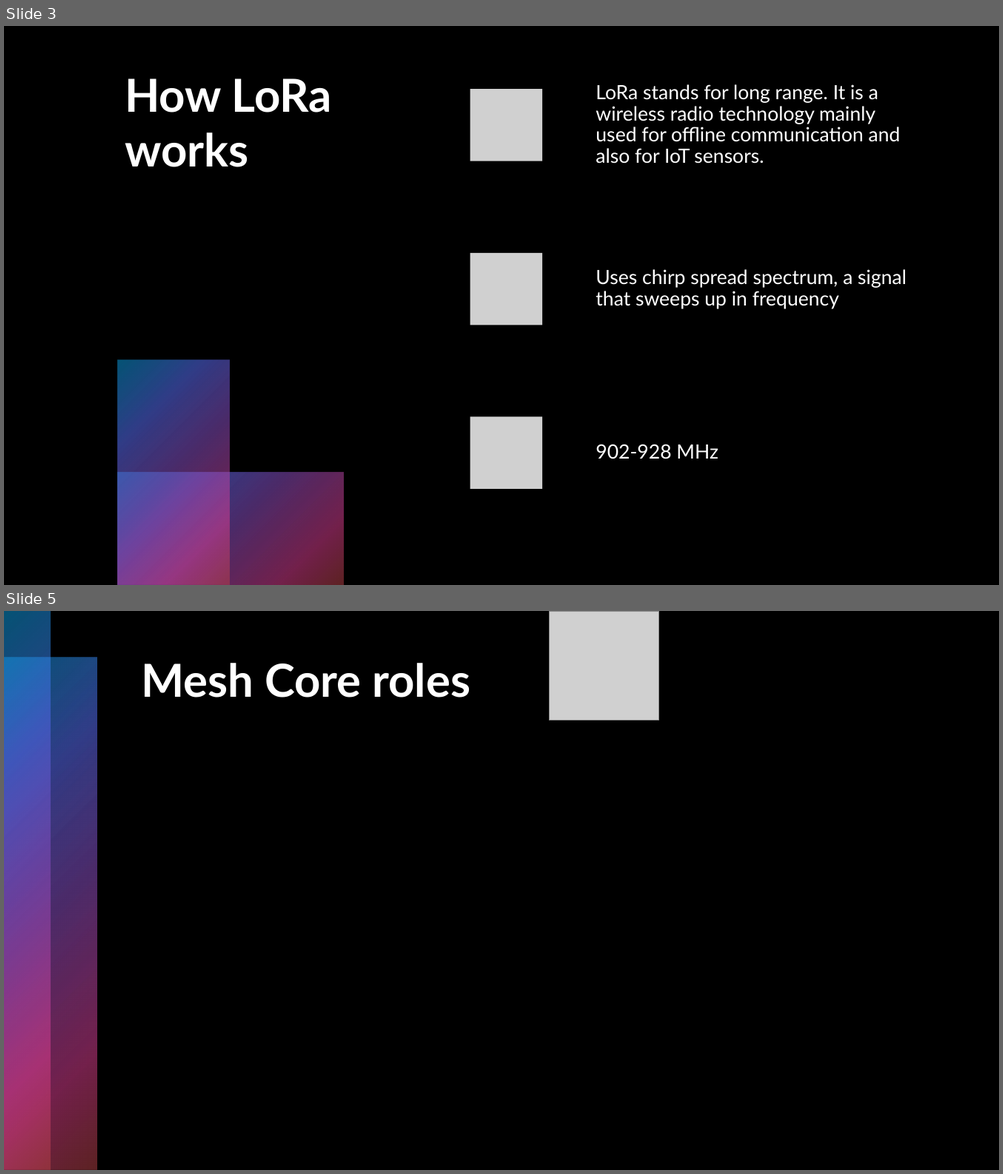
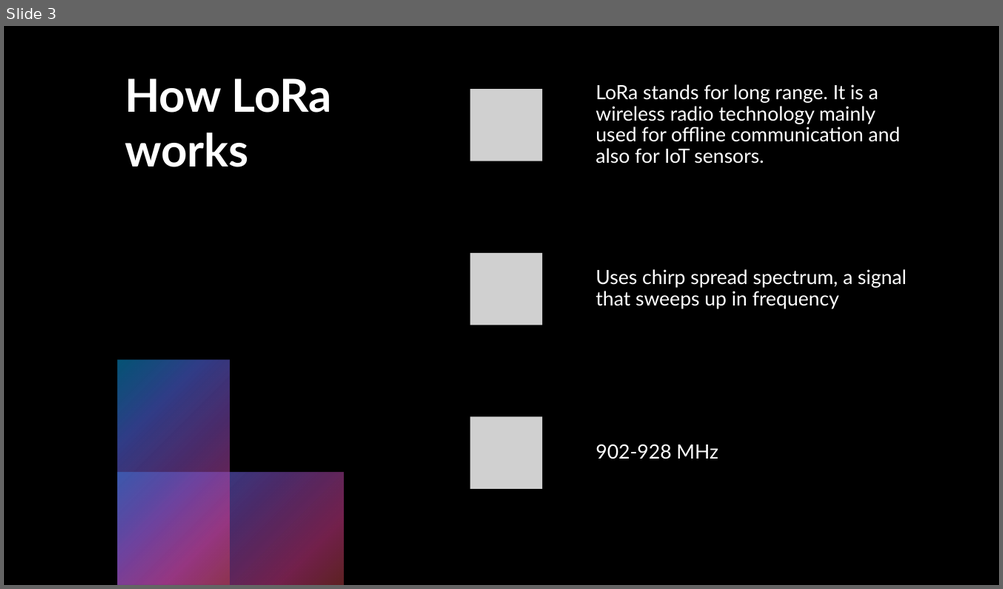
Before and after one commit to Wlszn/LoRaMesh, a slide deck: slides/LoRaPresentation.pptx. Shown one above the other, each under a label of ours: slides 3 and 5 before the commit, slide 3 after it; the slides between them are not shown. The pictures are 1003x1174 and 1003x589 pixels, drawn with LibreOffice and Linux fonts; fonts in the diff are those of the drawing; grey boxes stand for pictures. Boxes give left, top, right and bottom in pixels: in the first picture for what was removed or moved away, otherwise in the second. Text is boxed around its words. In the diff, an @@ line names an element or a change of style, - is before the commit and + after.

```diff
--- a/slides/LoRaPresentation.pptx
+++ b/slides/LoRaPresentation.pptx
@@ slide 5 removed at (4, 611, 999, 1170), background #000000; not listed: 2 template elements that a slide beside it also shows @@
@@ picture removed at (549, 611, 658, 721) @@
@@ title removed at (141, 663, 470, 698) @@
-Mesh Core roles
```
Also in this commit, not shown: 1 slide changed, 7 slides added, 2 other slides removed.
